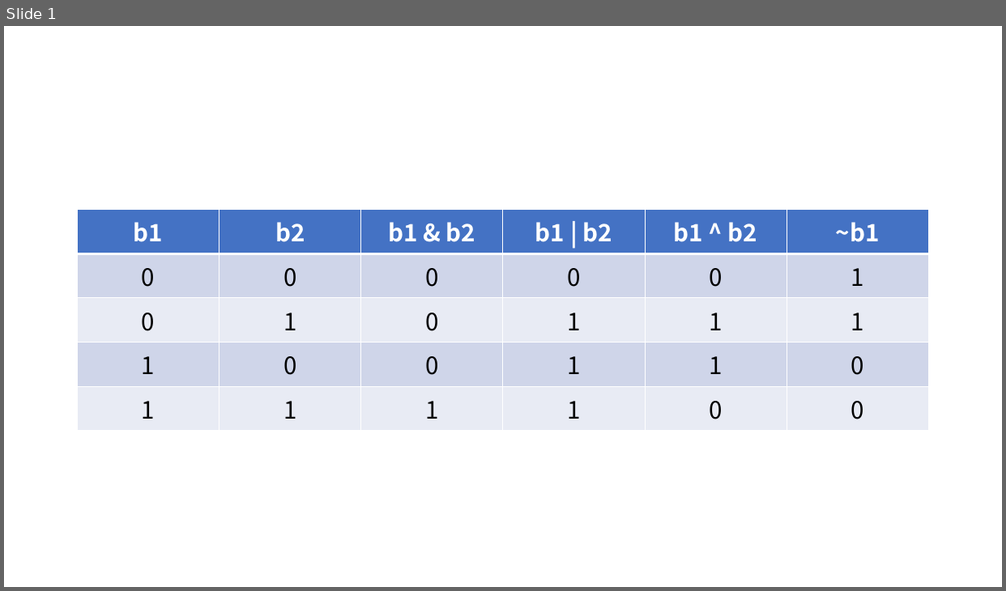
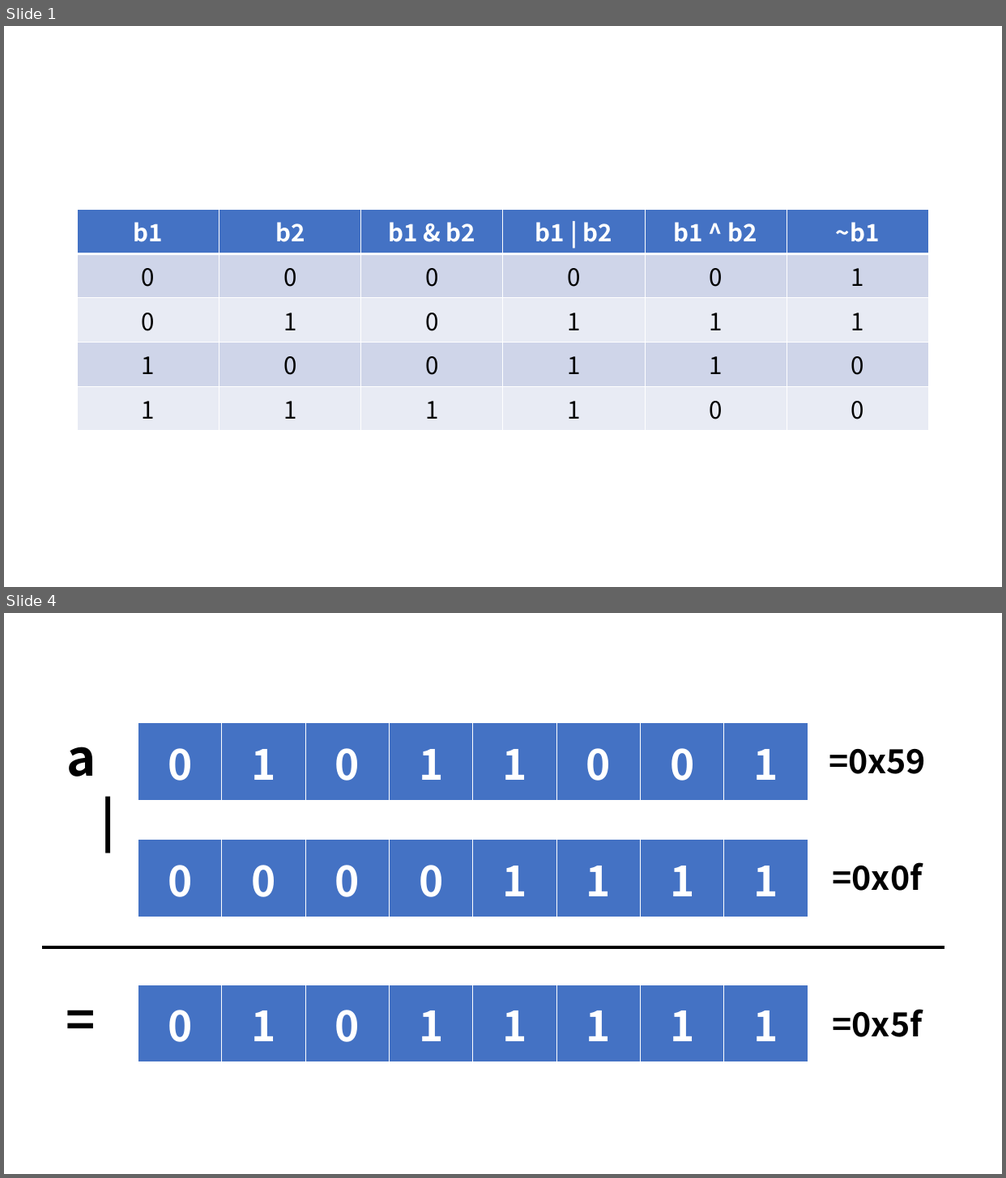
Before and after one commit to YooJaeJun/YooJaeJun.github.io, a slide deck: assets/2022-7-16-비트연산/프레젠테이션1.pptx. Shown one above the other, each under a label of ours: slide 1 before the commit, slides 1 and 4 after it; the slides between them are not shown. The pictures are 1006x591 and 1006x1178 pixels, drawn with LibreOffice and Linux fonts; fonts in the diff are those of the drawing. Boxes give left, top, right and bottom in pixels: in the first picture for what was removed or moved away, otherwise in the second. Text is boxed around its words. In the diff, an @@ line names an element or a change of style, - is before the commit and + after.

```diff
--- a/assets/2022-7-16-비트연산/프레젠테이션1.pptx
+++ b/assets/2022-7-16-비트연산/프레젠테이션1.pptx
@@ slide 4 added at (x1=4, y1=613, x2=1002, y2=1174), background #FFFFFF @@
@@ table added at (x1=138, y1=723, x2=809, y2=802), 1 rows, 8 columns @@
+0 | 1 | 0 | 1 | 1 | 0 | 0 | 1
@@ text added at (x1=67, y1=747, x2=96, y2=777), 48 pt, text #000000, bold @@
+a
@@ text added at (x1=829, y1=749, x2=926, y2=774), 32 pt, text #000000, bold @@
+=0x59
@@ text added at (x1=92, y1=786, x2=123, y2=854), 48 pt, text #000000, bold @@
+|
@@ table added at (x1=138, y1=839, x2=809, y2=918), 1 rows, 8 columns @@
+0 | 0 | 0 | 0 | 1 | 1 | 1 | 1
@@ text added at (x1=833, y1=862, x2=923, y2=891), 32 pt, text #000000, bold @@
+=0x0f
@@ line added from (42, 948) to (945, 948), #000000 3 pt @@
@@ text added at (x1=55, y1=985, x2=107, y2=1053), 48 pt, text #000000, bold @@
+=
@@ table added at (x1=138, y1=985, x2=809, y2=1063), 1 rows, 8 columns @@
+0 | 1 | 0 | 1 | 1 | 1 | 1 | 1
@@ text added at (x1=833, y1=1009, x2=923, y2=1037), 32 pt, text #000000, bold @@
+=0x5f
```
Also in this commit, not shown: 5 other slides added, 7 other files.
